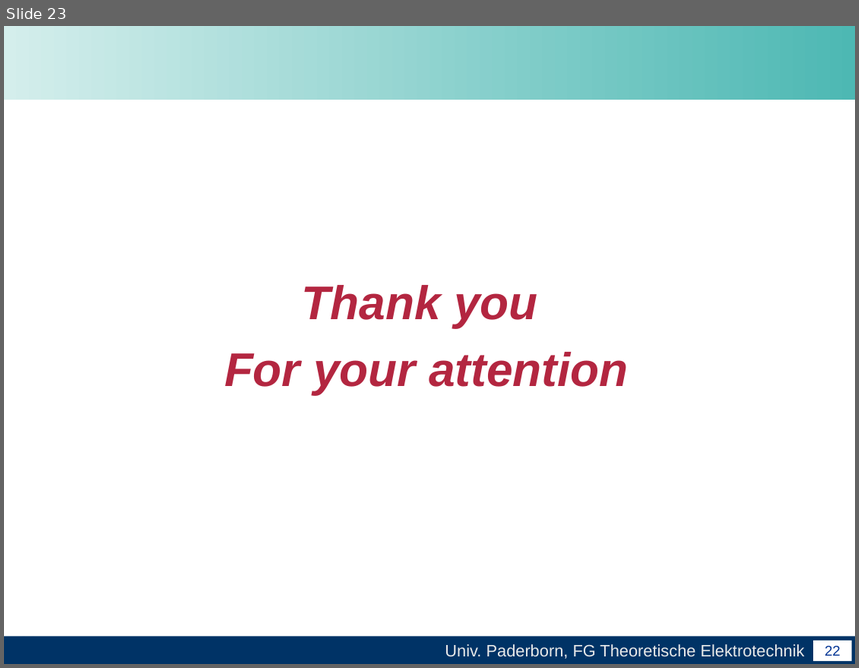
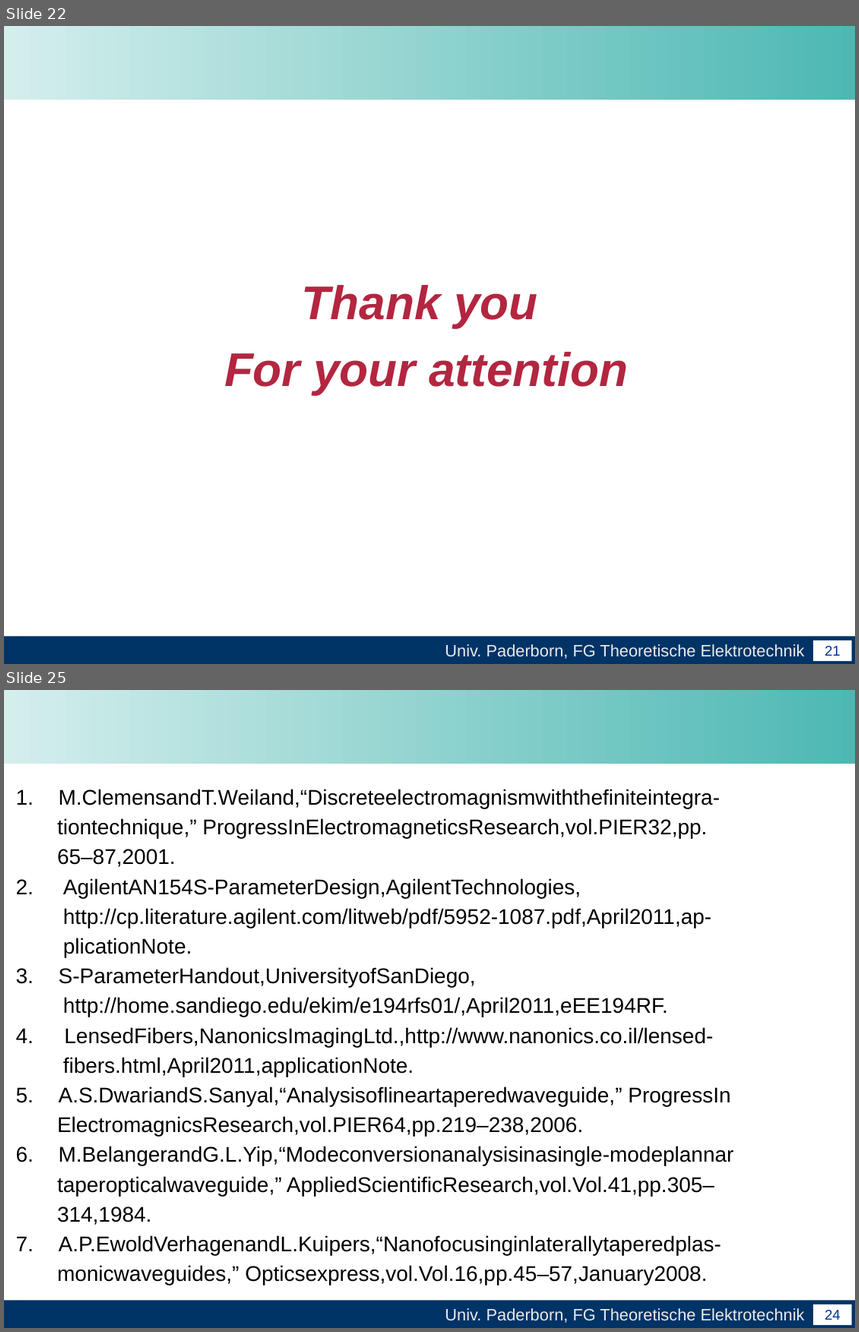
Before and after one commit to leonard117/arbeittet, a slide deck: Master_arbeit/word/Abschlussvortrag der Masterarbeit.pptx. Shown one above the other, each under a label of ours: slide 23 before the commit, slides 22 and 25 after it; the slides between them are not shown. The pictures are 859x668 and 859x1332 pixels, drawn with LibreOffice and Linux fonts; fonts in the diff are those of the drawing; background and template pictures are left out. Boxes give left, top, right and bottom in pixels: in the first picture for what was removed or moved away, otherwise in the second. Text is boxed around its words. In the diff, an @@ line names an element or a change of style, - is before the commit and + after.

```diff
--- a/Master_arbeit/word/Abschlussvortrag der Masterarbeit.pptx
+++ b/Master_arbeit/word/Abschlussvortrag der Masterarbeit.pptx
@@ slide 25 added at (4,690,855,1328), background #FFFFFF; not listed: 4 template elements that a slide beside it also shows @@
@@ text added at (57,789,734,1285), 18 pt, text #000000 @@
+1. M.ClemensandT.Weiland,“Discreteelectromagnismwiththeﬁniteintegra-
+tiontechnique,” ProgressInElectromagneticsResearch,vol.PIER32,pp.
+65–87,2001.
+1. AgilentAN154S-ParameterDesign,AgilentTechnologies,
+http://cp.literature.agilent.com/litweb/pdf/5952-1087.pdf,April2011,ap-
+plicationNote.
+1. S-ParameterHandout,UniversityofSanDiego,
+http://home.sandiego.edu/ekim/e194rfs01/,April2011,eEE194RF.
+1. LensedFibers,NanonicsImagingLtd.,http://www.nanonics.co.il/lensed-
+ﬁbers.html,April2011,applicationNote.
+1. A.S.DwariandS.Sanyal,“Analysisoflineartaperedwaveguide,” ProgressIn
+ElectromagnicsResearch,vol.PIER64,pp.219–238,2006.
+1. M.BelangerandG.L.Yip,“Modeconversionanalysisinasingle-modeplannar
+taperopticalwaveguide,” AppliedScientiﬁcResearch,vol.Vol.41,pp.305–
+314,1984.
+1. A.P.EwoldVerhagenandL.Kuipers,“Nanofocusinginlaterallytaperedplas-
+monicwaveguides,” Opticsexpress,vol.Vol.16,pp.45–57,January2008.
@@ what was slide 23 is now slide 22 @@
@@ page number at (825,646,841,656): text changed @@
-22
+21
```
Also in this commit, not shown: 12 slides changed, 2 other slides added, 1 slide removed.
